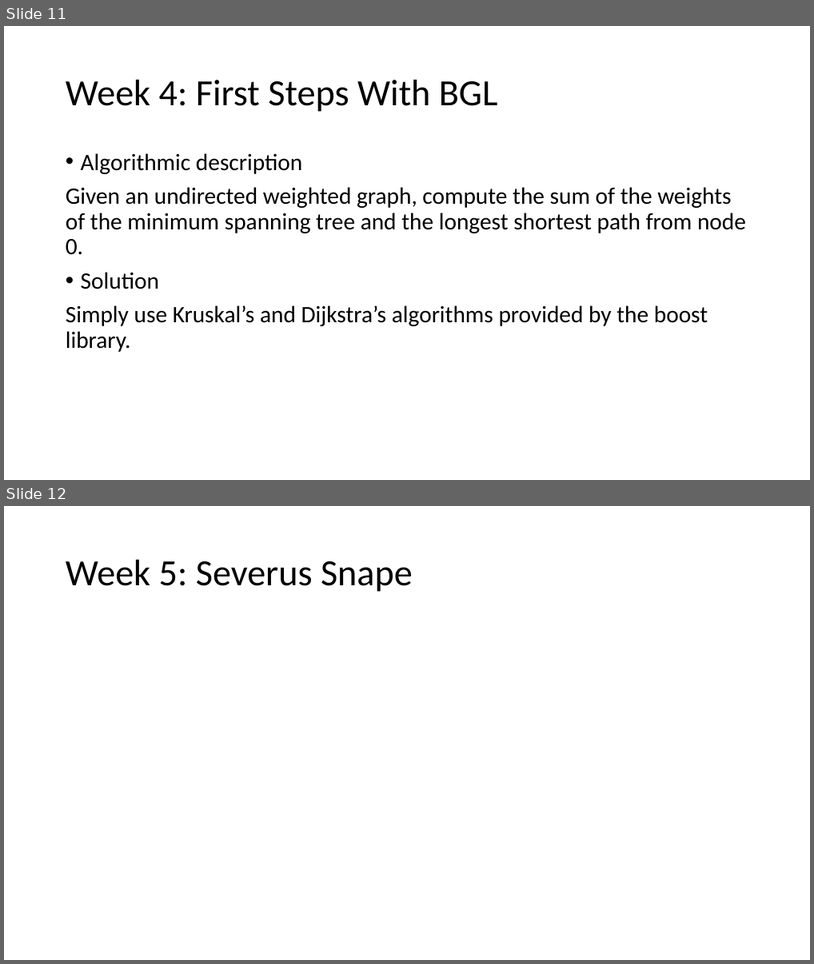
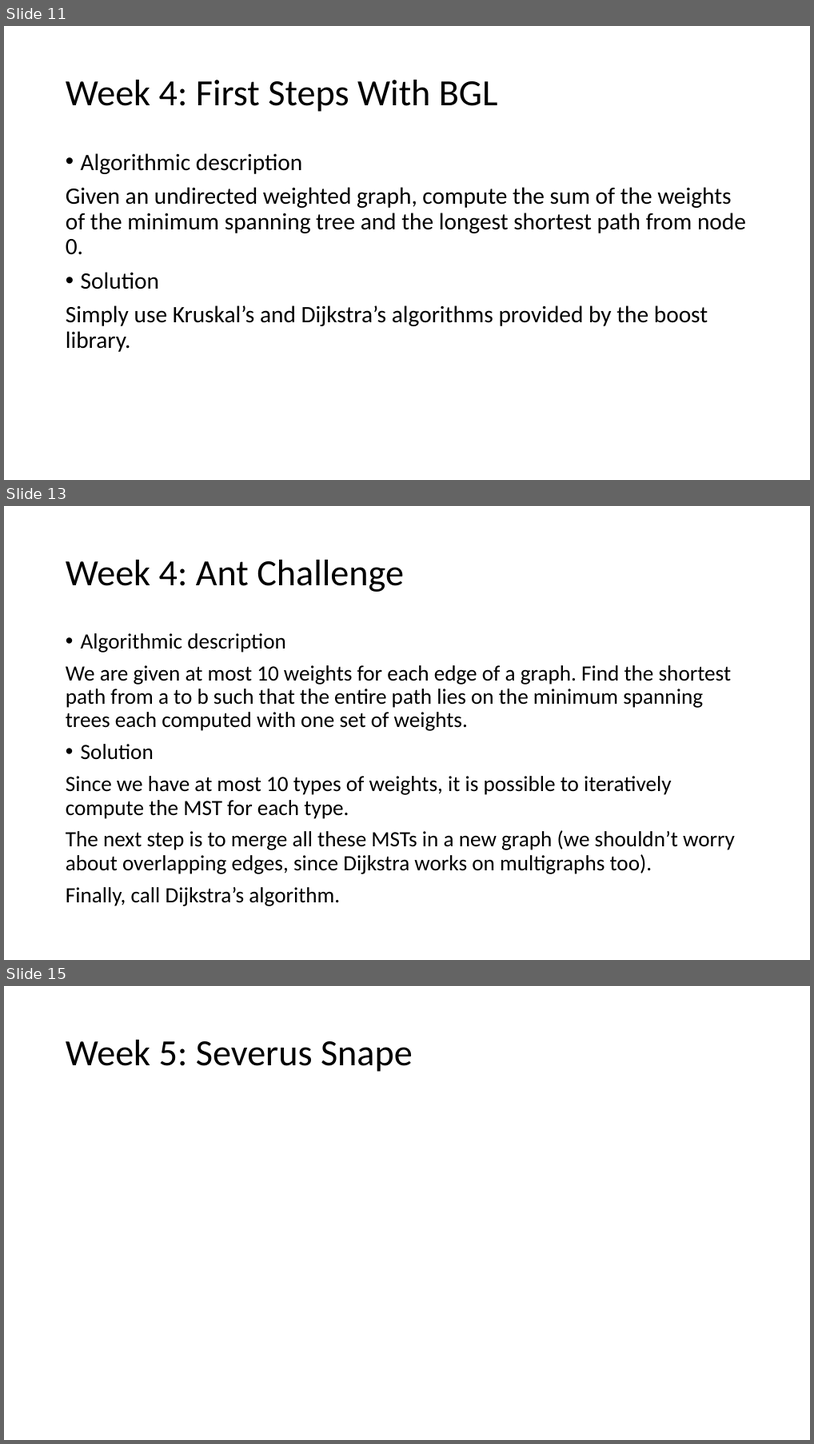
Before and after one commit to giacomocamposampiero/algolab, a slide deck: Recap.pptx. Shown one above the other, each under a label of ours: slides 11 and 12 before the commit, slides 11, 13 and 15 after it; the slides between them are not shown. The pictures are 814x964 and 814x1444 pixels, drawn with LibreOffice and Linux fonts; fonts in the diff are those of the drawing; grey boxes stand for pictures. Boxes give left, top, right and bottom in pixels: in the first picture for what was removed or moved away, otherwise in the second. Text is boxed around its words. In the diff, an @@ line names an element or a change of style, - is before the commit and + after.

Commit message:
Week 4

```diff
--- a/Recap.pptx
+++ b/Recap.pptx
@@ slide 13 added at box(4, 506, 810, 960), background #FFFFFF @@
@@ title added at box(66, 560, 404, 592), 44 pt, text #000000 @@
+Week 4: Ant Challenge
@@ text added at box(66, 633, 735, 906), 25.9 pt, text #000000 @@
+• Algorithmic description
+We are given at most 10 weights for each edge of a graph. Find the shortest path from a to b such that the entire path lies on the minimum spanning trees each computed with one set of weights.
+• Solution
+Since we have at most 10 types of weights, it is possible to iteratively compute the MST for each type.
+The next step is to merge all these MSTs in a new graph (we shouldn’t worry about overlapping edges, since Dijkstra works on multigraphs too).
+Finally, call Dijkstra’s algorithm.
@@ what was slide 12 is now slide 15 @@
```
Also in this commit, not shown: 2 other slides added, 4 other files.
